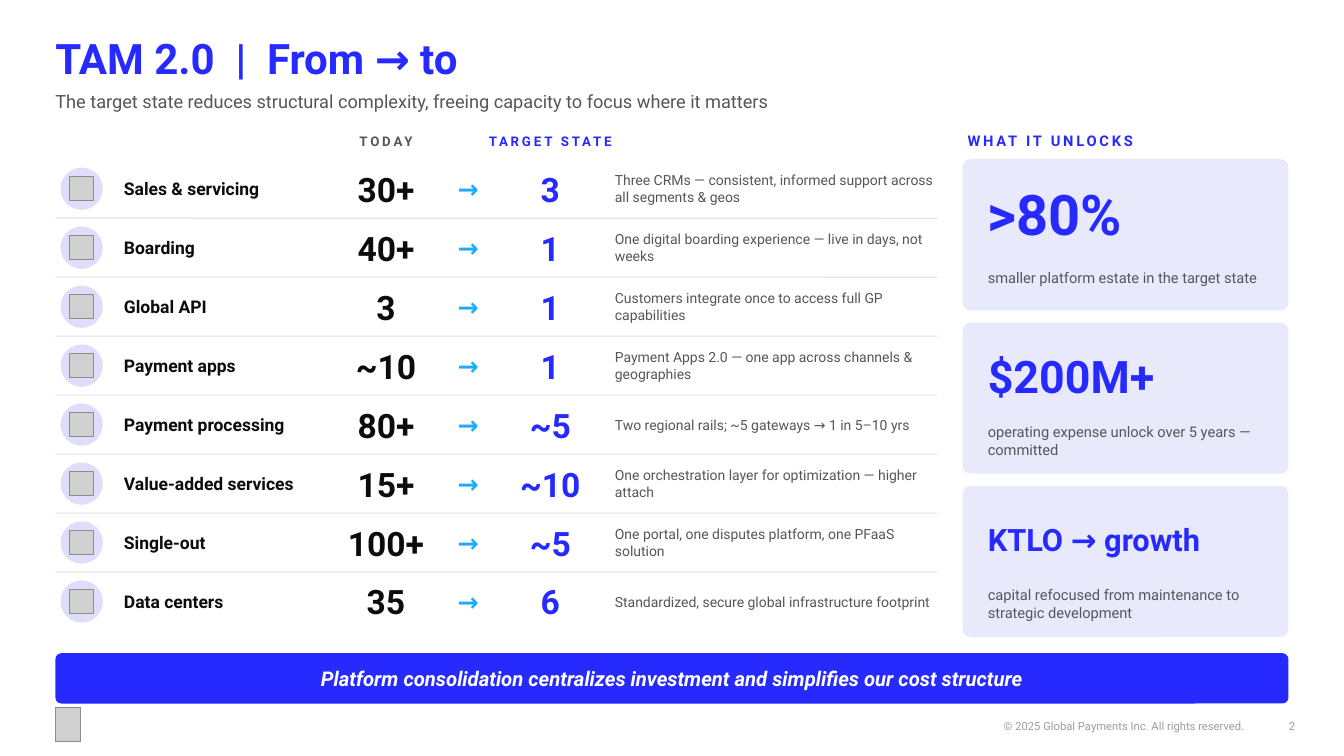
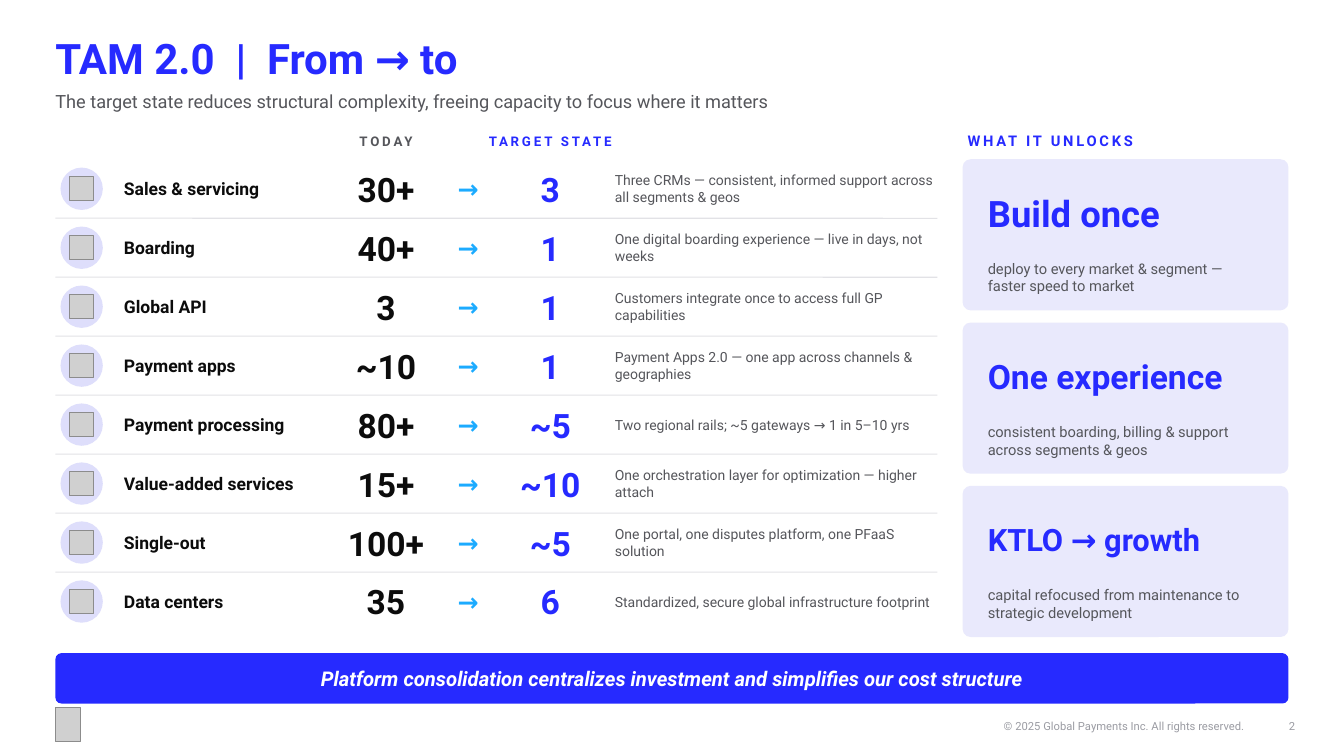
Before and after one commit to parthb102/Repo, a slide deck: slide 2 of TAM_2.0_Tech_Committee_2pager.pptx. Drawn at 1344x756 pixels with LibreOffice and Linux fonts; fonts in the diff are those of the drawing; grey boxes stand for pictures. Boxes give left, top, right and bottom in pixels: in the first picture for what was removed or moved away, otherwise in the second. Text is boxed around its words. In the diff, an @@ line names an element or a change of style, - is before the commit and + after.

```diff
--- a/TAM_2.0_Tech_Committee_2pager.pptx
+++ b/TAM_2.0_Tech_Committee_2pager.pptx
@@ text at box(988, 199, 1160, 228): text changed; size 40 to 26 pt @@
->80%
+Build once
@@ text at box(988, 263, 1208, 294): text changed @@
-smaller platform estate in the target state
+deploy to every market & segment — faster speed to market
@@ text at box(988, 364, 1222, 396): text changed; size 32 to 24 pt @@
-$200M+
+One experience
@@ text at box(988, 426, 1228, 458): text changed @@
-operating expense unlock over 5 years — committed
+consistent boarding, billing & support across segments & geos
```
